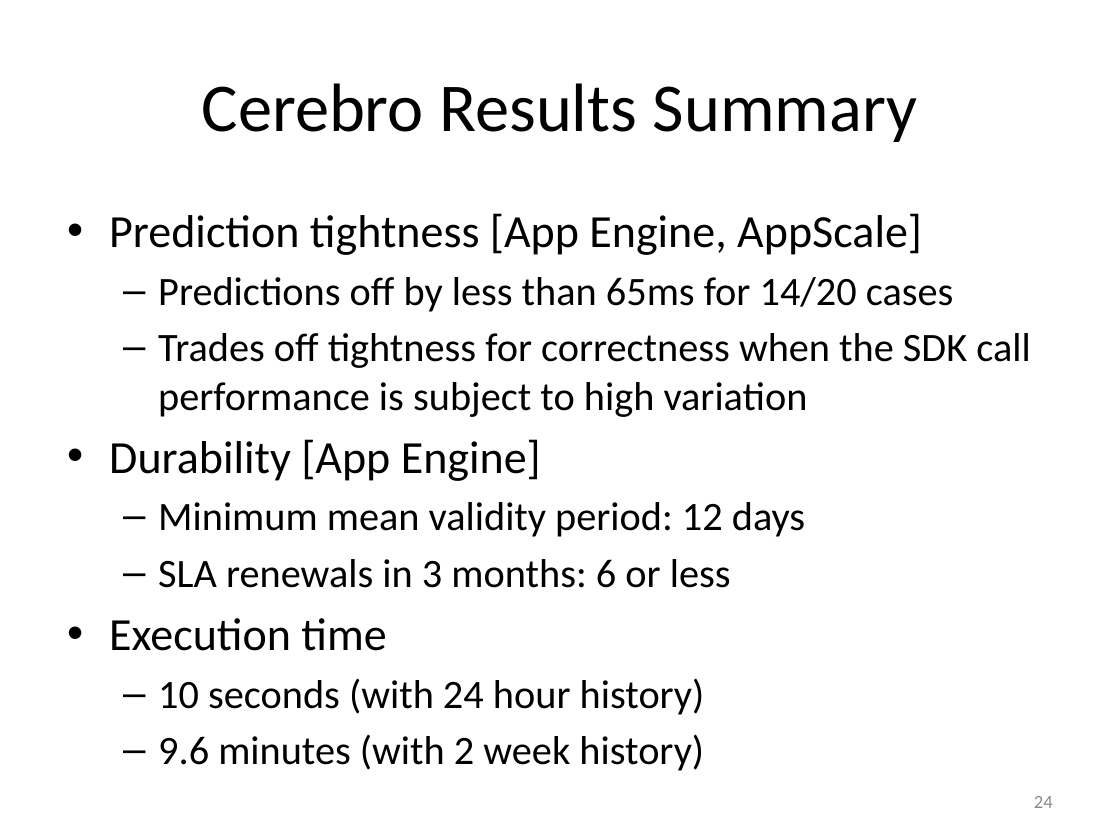
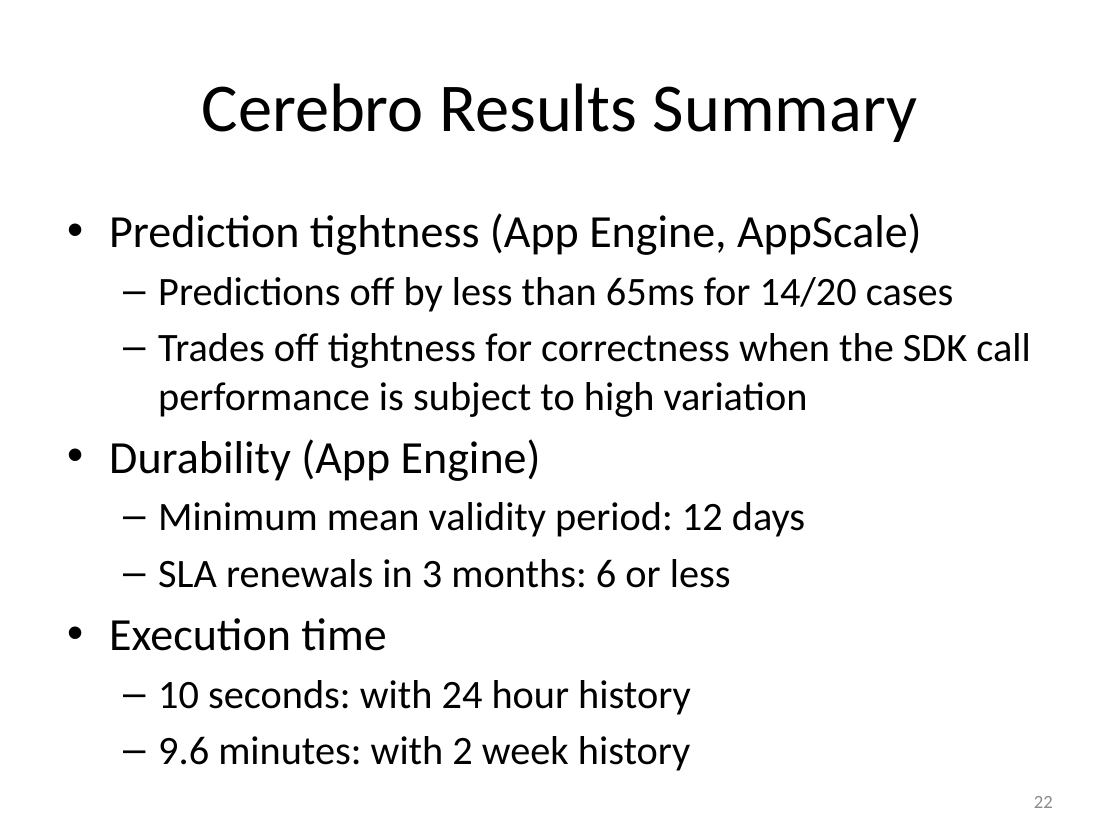
Before and after one commit to Dithn/eager-appscale, a slide deck: slide 22 of Eager/elk-experiment/appserver/system_design.pptx (slide 24 before the commit). Drawn at 1120x840 pixels with LibreOffice and Linux fonts; fonts in the diff are those of the drawing. Boxes give left, top, right and bottom in pixels: in the first picture for what was removed or moved away, otherwise in the second. Text is boxed around its words. In the diff, an @@ line names an element or a change of style, - is before the commit and + after.

```diff
--- a/Eager/elk-experiment/appserver/system_design.pptx
+++ b/Eager/elk-experiment/appserver/system_design.pptx
@@ text at [109, 213, 922, 255]: text changed @@
-• Prediction tightness [App Engine, AppScale]
+• Prediction tightness (App Engine, AppScale)
@@ text at [109, 439, 541, 481]: text changed @@
-• Durability [App Engine]
+• Durability (App Engine)
@@ text at [158, 680, 691, 771]: text changed @@
-  – 10 seconds (with 24 hour history)
-  – 9.6 minutes (with 2 week history)
+  – 10 seconds: with 24 hour history
+  – 9.6 minutes: with 2 week history
@@ page number at [1034, 796, 1053, 808]: text changed @@
-24
+22
```
Also in this commit, not shown: 11 other slides changed.
